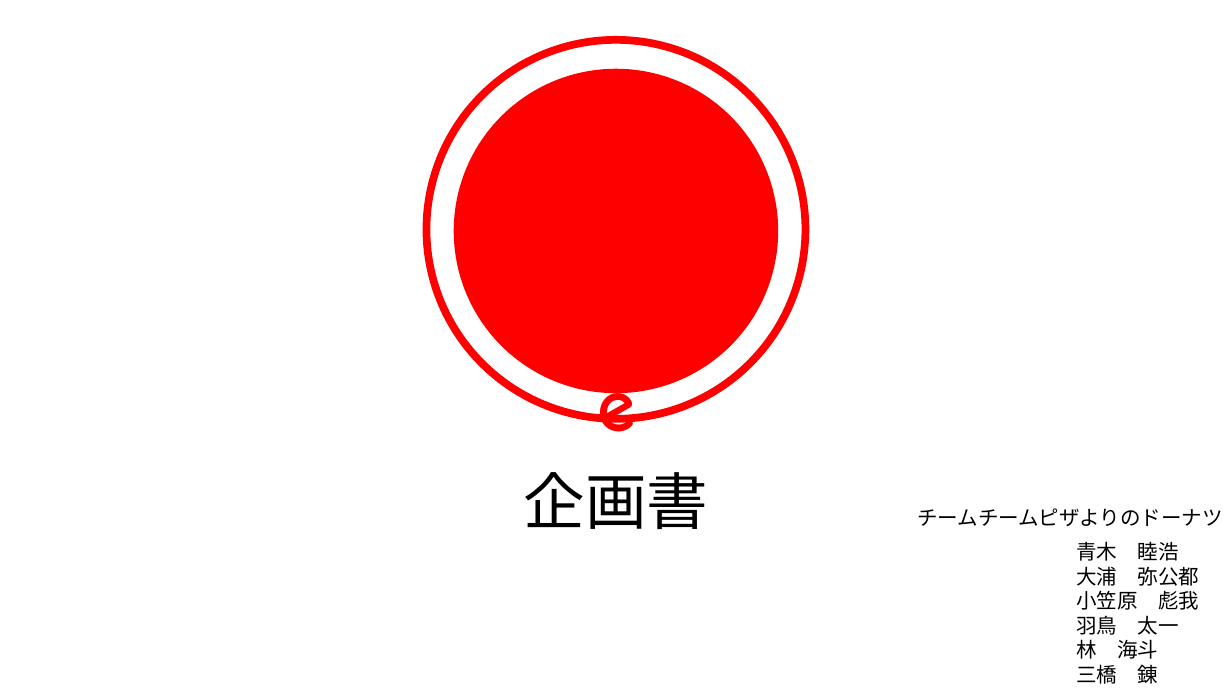
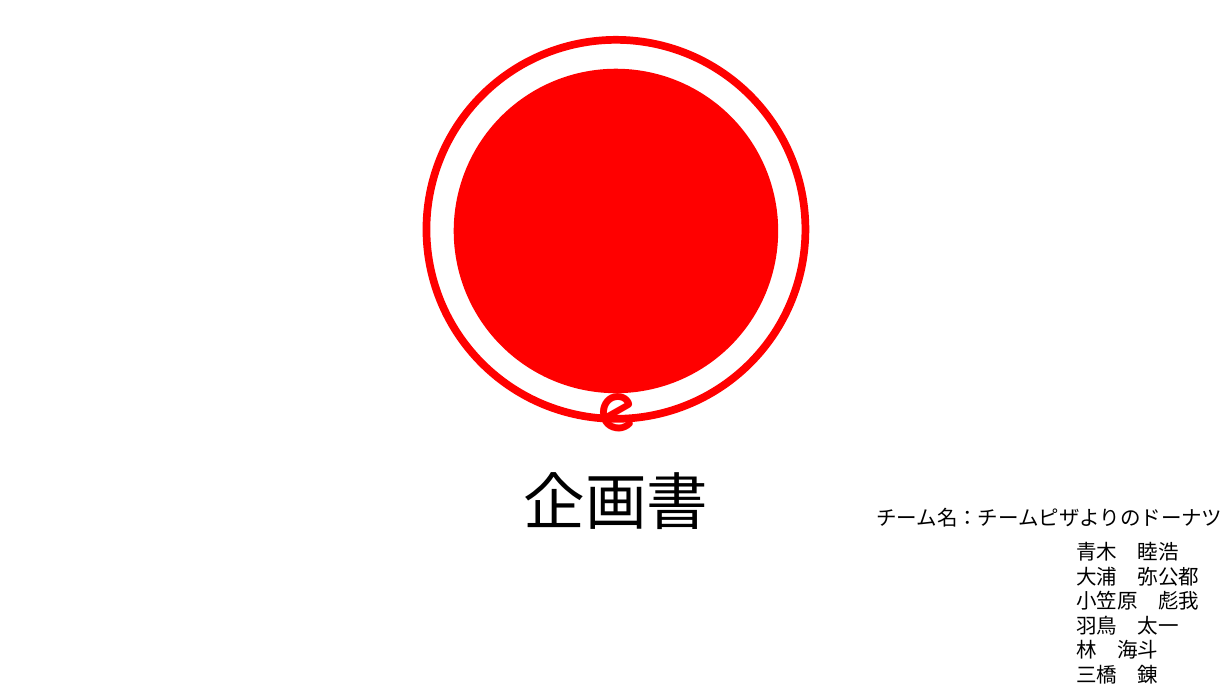
Before and after one commit to HatoriTaichi/mini_game, a slide deck: slide 1 of 企画書/企画書.pptx. Drawn at 1232x693 pixels with LibreOffice and Linux fonts; fonts in the diff are those of the drawing. Boxes give left, top, right and bottom in pixels: in the first picture for what was removed or moved away, otherwise in the second. Text is boxed around its words. In the diff, an @@ line names an element or a change of style, - is before the commit and + after.

```diff
--- a/企画書/企画書.pptx
+++ b/企画書/企画書.pptx
@@ text at [876,508,1222,527]: text changed @@
-チームチームピザよりのドーナツ
+チーム名：チームピザよりのドーナツ
```
Also in this commit, not shown: 1 slide added, 19 other files.
